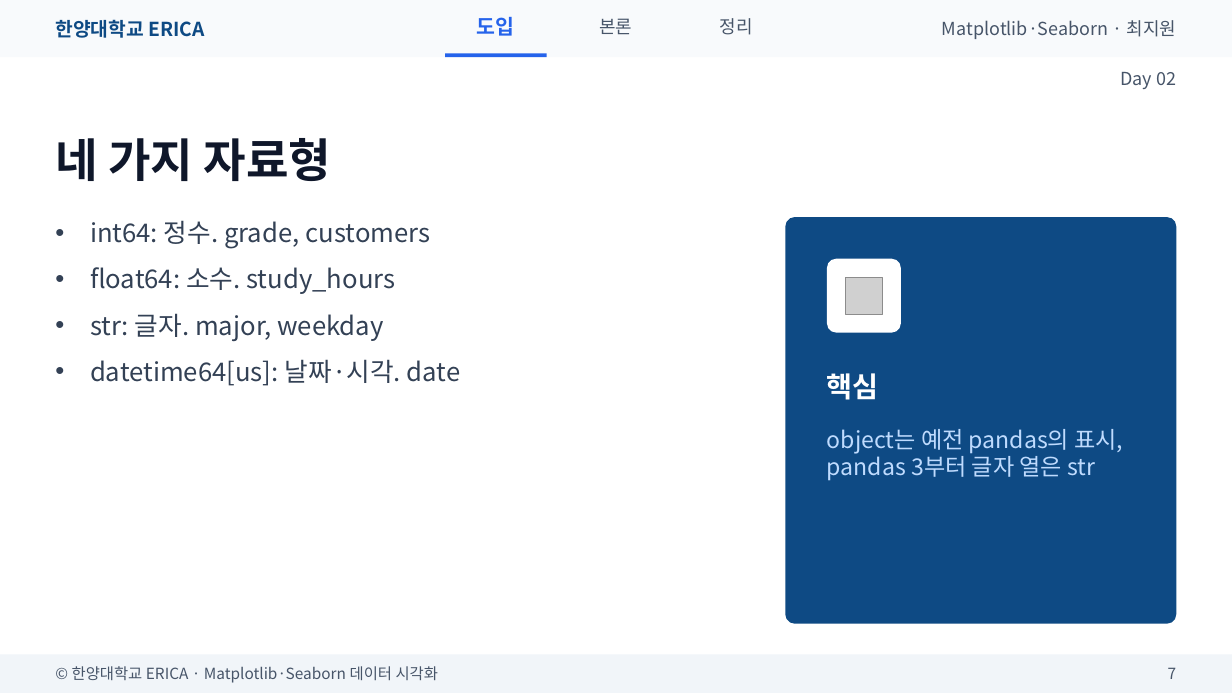
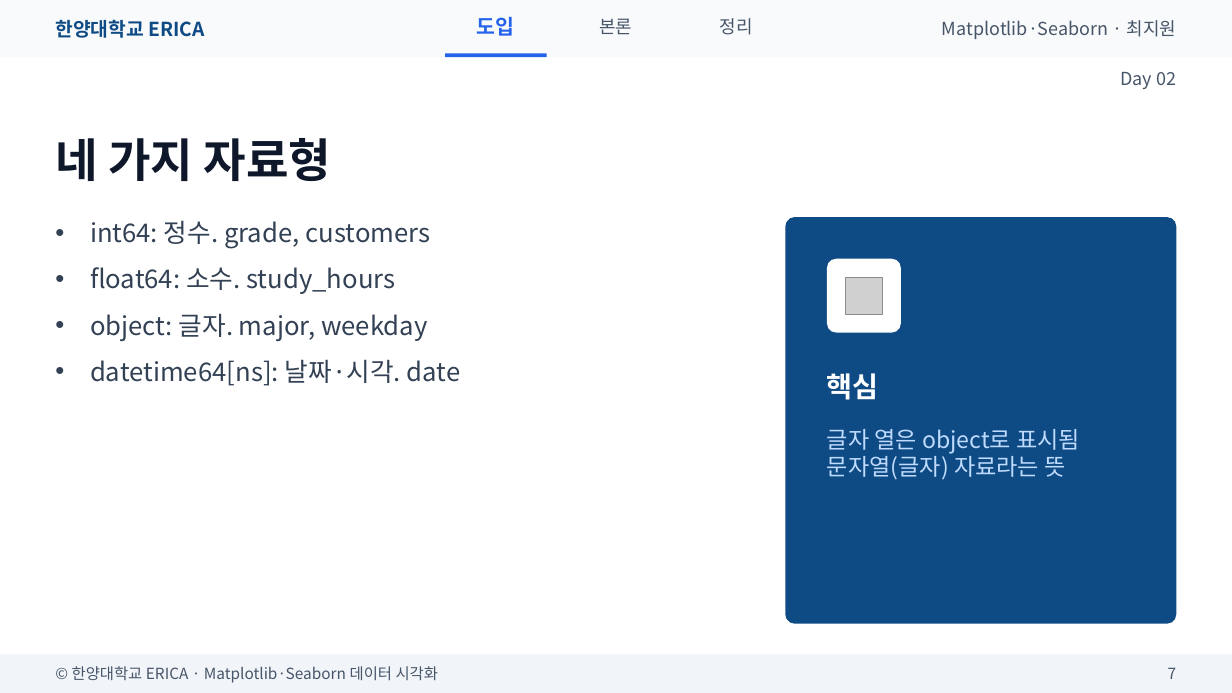
Before and after one commit to wonguwon/generate_lesson, a slide deck: slide 7 of materials/matplotlib-seaborn/ppt/Day02/Day02_pandas로데이터다루기.pptx. Drawn at 1232x693 pixels with LibreOffice and Linux fonts; fonts in the diff are those of the drawing; grey boxes stand for pictures. Boxes give left, top, right and bottom in pixels: in the first picture for what was removed or moved away, otherwise in the second. Text is boxed around its words. In the diff, an @@ line names an element or a change of style, - is before the commit and + after.

```diff
--- a/materials/matplotlib-seaborn/ppt/Day02/Day02_pandas로데이터다루기.pptx
+++ b/materials/matplotlib-seaborn/ppt/Day02/Day02_pandas로데이터다루기.pptx
@@ text at bbox=[90, 313, 461, 386]: text changed @@
-• str: 글자. major, weekday
-• datetime64[us]: 날짜·시각. date
+• object: 글자. major, weekday
+• datetime64[ns]: 날짜·시각. date
@@ text at bbox=[827, 429, 1080, 480]: text changed @@
-object는 예전 pandas의 표시, pandas 3부터 글자 열은 str
+글자 열은 object로 표시됨
+문자열(글자) 자료라는 뜻
```
Also in this commit, not shown: 7 other slides changed, 3 slides removed, 6 other files.
